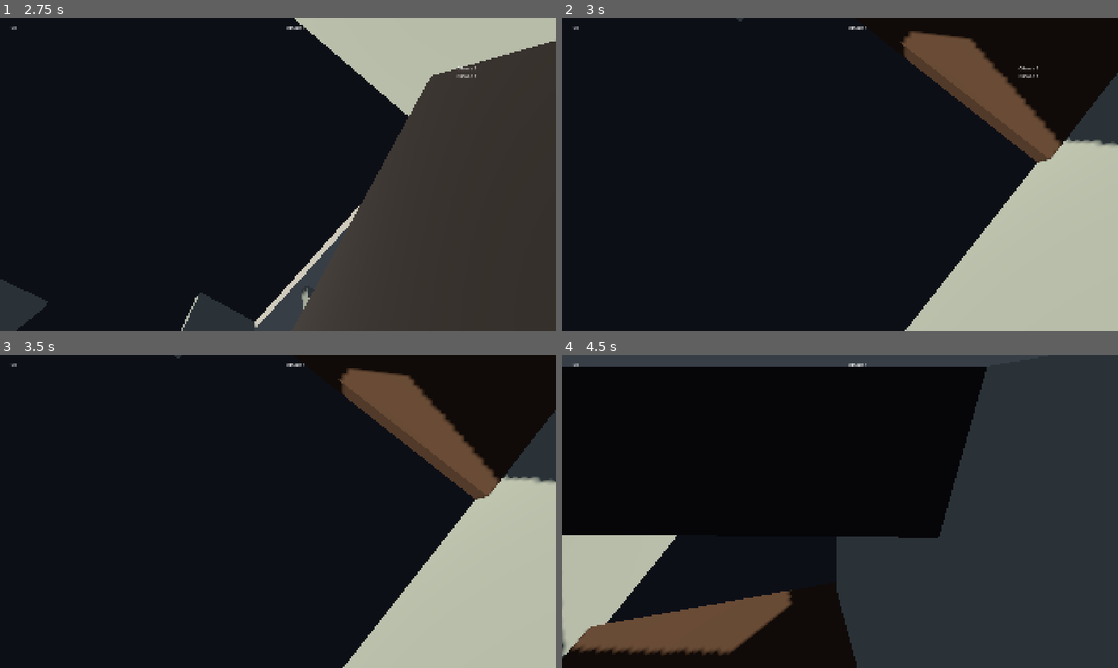
Above: before the commit, frames 1-4 (two rows, left to right).
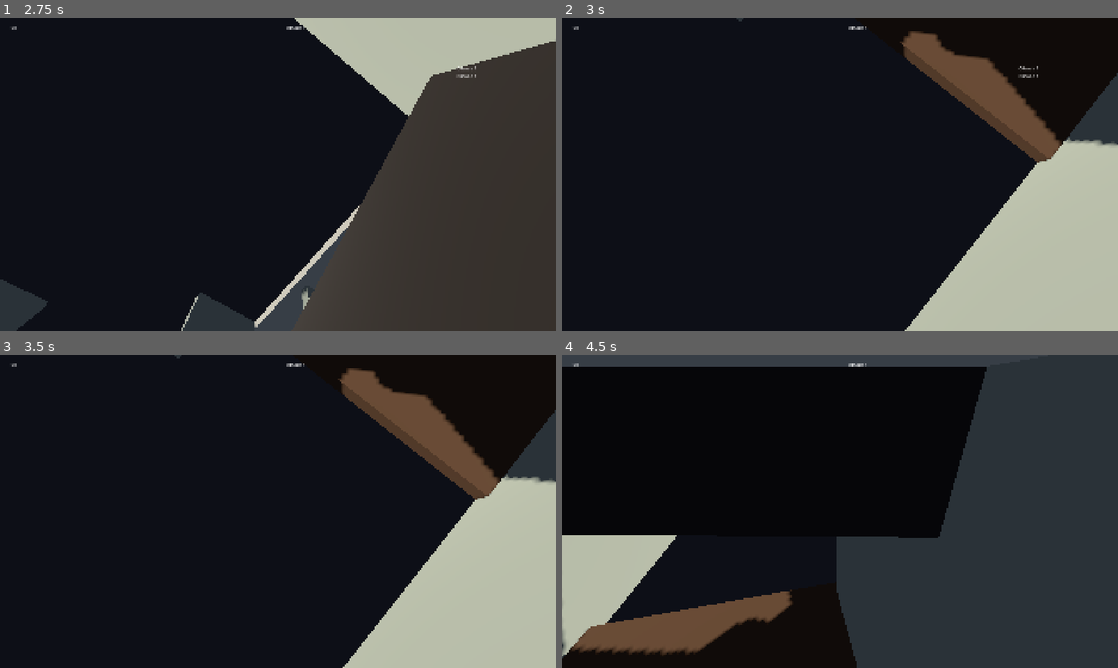
Above: after the commit, the same moments.

Repository: undertal401-hue/zombie-survival-3d
Game: Godot game, scene res://07_house/Main.tscn
Same seed, same stepped clock (60 frames per second), same inputs: the game is played once before the commit and once after it.
Inputs (mouse positions are in pixels of both pictures, inside the frame that each line leads up to):
- Up to frame 1 (2.75 s): click "Cerrar tienda" at 0.5 s; click "Cerrar tienda" at 1.25 s; click "Cerrar tienda" at 2 s
- Up to frame 2 (3 s): tap Enter at 2.75, 2.85 s; move the mouse to (867, 174) at 2.77 s; click (867, 174) at 2.92 s
- Up to frame 3 (3.5 s): no input
- Up to frame 4 (4.5 s): tap Space at 3.5 s; move the mouse to (812, 511) at 3.52 s; tap Enter at 3.6, 4.25, 4.35 s; click (812, 511) at 3.67 s; move the mouse to (851, 505) at 4.27 s; click (851, 505) at 4.42 s

Frame 1 is identical in both runs. In frame 2, 0.4% of the frame differs, in the area x 67-77%, y 5-13%; in frame 3, 0.4%; in frame 4, 0.7%, in the area x 24-37%, y 83-97%.

Commit message:
fix: visible player body and correct weapon class usage
- Player.gd: remove local RangedWeapon/MeleeWeapon vars shadowing class_name
- Player.gd: add temporary CapsuleMesh BodyVisual so player is visible
- Player.gd: event_bus null-safe (no early return before body visual)

Diff:
--- a/game/02_player/Player.gd
+++ b/game/02_player/Player.gd
@@ -36,12 +36,29 @@
 	_build_weapons()
 	global_position = start_position
 	event_bus = get_tree().root.get_node_or_null("EventBus")
-	if event_bus == null:
-		return
-	event_bus.player_spawned.emit(self)
-	event_bus.player_health_changed.emit(stats.hp, stats.max_hp)
-	event_bus.player_stamina_changed.emit(stats.stamina, stats.max_stamina)
-	event_bus.player_infection_changed.emit(stats.infection, stats.max_infection)
+	if event_bus != null:
+		event_bus.player_spawned.emit(self)
+		event_bus.player_health_changed.emit(stats.hp, stats.max_hp)
+		event_bus.player_stamina_changed.emit(stats.stamina, stats.max_stamina)
+		event_bus.player_infection_changed.emit(stats.infection, stats.max_infection)
+	_build_body_visual()
+
+
+func _build_body_visual() -> void:
+	var body_mesh: MeshInstance3D = MeshInstance3D.new()
+	body_mesh.name = "BodyVisual"
+
+	var capsule: CapsuleMesh = CapsuleMesh.new()
+	capsule.radius = 0.35
+	capsule.height = 1.7
+	body_mesh.mesh = capsule
+	body_mesh.position = Vector3(0, 0.9, 0)
+
+	var material: StandardMaterial3D = StandardMaterial3D.new()
+	material.albedo_color = Color(0.25, 0.45, 0.75)
+	body_mesh.material_override = material
+
+	add_child(body_mesh)
 
 
 func _build_components() -> void:
@@ -77,23 +94,20 @@
 
 
 func _build_weapons() -> void:
-	var WeaponManager = load("res://04_weapons/WeaponManager.gd")
-	var weapon_manager = WeaponManager.new()
+	var weapon_manager := WeaponManager.new()
 	weapon_manager.name = "WeaponManager"
 	weapon_manager.player = self
 	add_child(weapon_manager)
 
-	var RangedWeapon = load("res://04_weapons/RangedWeapon.gd")
-	var pistol_data = WeaponData.pistol()
-	var pistol = RangedWeapon.new()
+	var pistol_data: WeaponData = WeaponData.pistol()
+	var pistol := RangedWeapon.new()
 	pistol.data = pistol_data
 	pistol.name = "Pistol"
 	weapon_manager.register_weapon(pistol)
 	inventory.add_weapon(pistol)
 
-	var MeleeWeapon = load("res://04_weapons/MeleeWeapon.gd")
-	var knife_data = WeaponData.knife()
-	var knife = MeleeWeapon.new()
+	var knife_data: WeaponData = WeaponData.knife()
+	var knife := MeleeWeapon.new()
 	knife.data = knife_data
 	knife.name = "Knife"
 	weapon_manager.register_weapon(knife)
--- a/game/project.godot
+++ b/game/project.godot
@@ -21,8 +21,6 @@
 config/icon="res://icon.svg"
 
 [autoload]
-
-Bootstrap="*res://01_core/Bootstrap.gd"
 
 Config="*res://01_core/ConfigAutoload.gd"
 EventBus="*res://01_core/EventBus.gd"
